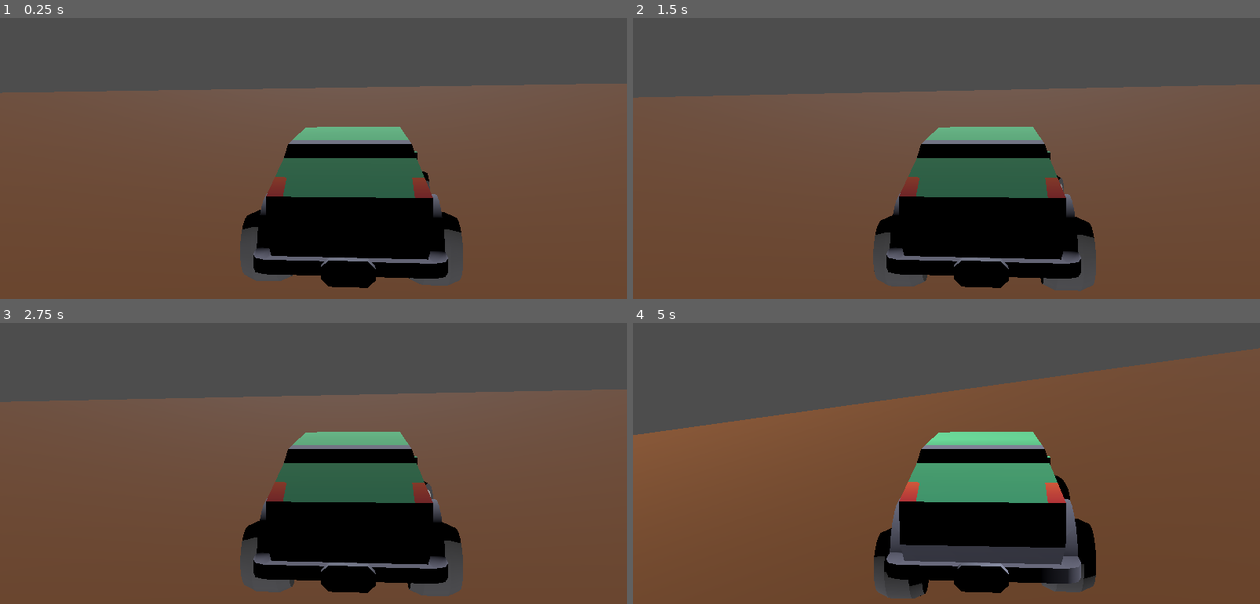
Above: before the commit, frames 1-4 (two rows, left to right).
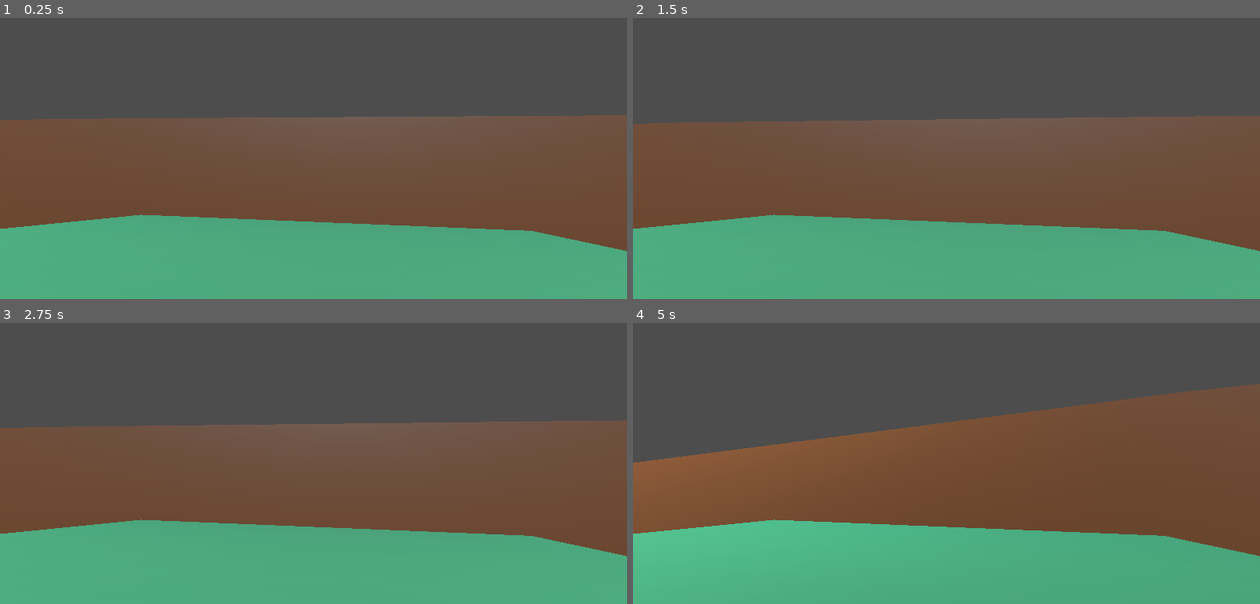
Above: after the commit, the same moments.

Repository: nicquast/reckless_rally
Game: Godot game, scene res://scenes/test_scene.tscn
Two runs of this game, one before a commit and one after it. Both use one fixed random seed, a clock stepped at 60 frames per second and the inputs below.
Inputs:
- Up to frame 1 (0.25 s): no input
- Up to frame 2 (1.5 s): hold D (Steer Right) 0.53-1.28 s; tap Enter at 1.25 s; hold A (Steer Left) from 1.28 s (still down)
- Up to frame 3 (2.75 s): tap Space at 2 s; release A (Steer Left) at 2.03 s; hold D (Steer Right) from 2.03 s (still down)
- Up to frame 4 (5 s): tap Enter at 2.75 s; release D (Steer Right) at 2.78 s; hold W (Accelerate) 2.78-3.53 s; hold A (Steer Left) from 3.53 s (still down)

The runs differ from the first frame. In frame 1, 45% of the frame differs, in the area x 0-100%, y 23-100%; in frame 2, 44%; in frame 3, 44%; in frame 4, 45%, in the area x 0-100%, y 8-100%.

Commit message:
add configurable options to Car script

Diff:
--- a/scenes/Car.tscn
+++ b/scenes/Car.tscn
@@ -84,9 +84,10 @@
 blend_shape_mode = 0
 shadow_mesh = SubResource("ArrayMesh_umfyr")
 
-[node name="Car" type="VehicleBody3D" unique_id=1530576533]
+[node name="Car" type="VehicleBody3D" unique_id=1530576533 node_paths=PackedStringArray("center_of_mass_node")]
 gravity_scale = 4.0
 script = ExtResource("1_qn377")
+center_of_mass_node = NodePath("Center of Mass")
 power = 300
 
 [node name="body" type="MeshInstance3D" parent="." unique_id=1815946841]
@@ -148,3 +149,6 @@
 [node name="wheel-default" type="MeshInstance3D" parent="Back Left Wheel" unique_id=1684856534]
 transform = Transform3D(0.9, 0, 0, 0, 0.9, 0, 0, 0, 0.9, 0, 0, 0)
 mesh = SubResource("ArrayMesh_fbyd5")
+
+[node name="Center of Mass" type="Node3D" parent="." unique_id=1668788281]
+transform = Transform3D(1, 0, 0, 0, 1, 0, 0, 0, 1, 0, 0.29283053, 0.31859434)
--- a/scenes/test_scene.tscn
+++ b/scenes/test_scene.tscn
@@ -32,8 +32,8 @@
 transform = Transform3D(1, 0, 0, 0, 1, 0, 0, 0, 1, -2.496856, 0.012792498, 5.53073)
 
 [node name="Camera3D" type="Camera3D" parent="Car" unique_id=324999546]
-transform = Transform3D(-0.99453634, -0.0071568675, -0.10414591, -0.01809903, 0.99435985, 0.10450378, 0.10281059, 0.10581775, -0.9890564, -0.10134506, 1.615889, -4.34557)
-fov = 40.976772
+transform = Transform3D(-0.9906635, -0.0037092753, -0.13627921, -0.009526657, 0.9990697, 0.04205989, 0.1359964, 0.04296548, -0.98977727, -0.10134506, 0.91522634, 0.4636345)
+fov = 60.309563
 
 [node name="Ramp2" parent="." unique_id=717800836 instance=ExtResource("2_j8ivh")]
 transform = Transform3D(1, 0, 0, 0, 1, 0, 0, 0, 1, -12.301016, 1, 4.5227456)
--- a/scripts/car_controller.gd
+++ b/scripts/car_controller.gd
@@ -1,13 +1,19 @@
 extends VehicleBody3D
 
-@export
-var center_of_mass_node:Node3D
+## If set will set the center of mass to the position of the given node
+@export var center_of_mass_node:Node3D
 
-@export
-var power = 100
+## deprecated
+@export var power = 100
 
-@export
-var steering_limit = deg_to_rad(30)
+## Defines the limit of wheel rotation for steering in radians
+@export var steering_limit = deg_to_rad(30)
+
+## Defines the amount of power produced by the car as a function of RPM
+@export var power_curve: Curve2D
+
+## Defines the amount of braking pressure applied as a function of the brake input axis
+@export var brake_pressure_curve: Curve2D
 
 # Called when the node enters the scene tree for the first time.
 func _ready() -> void:
